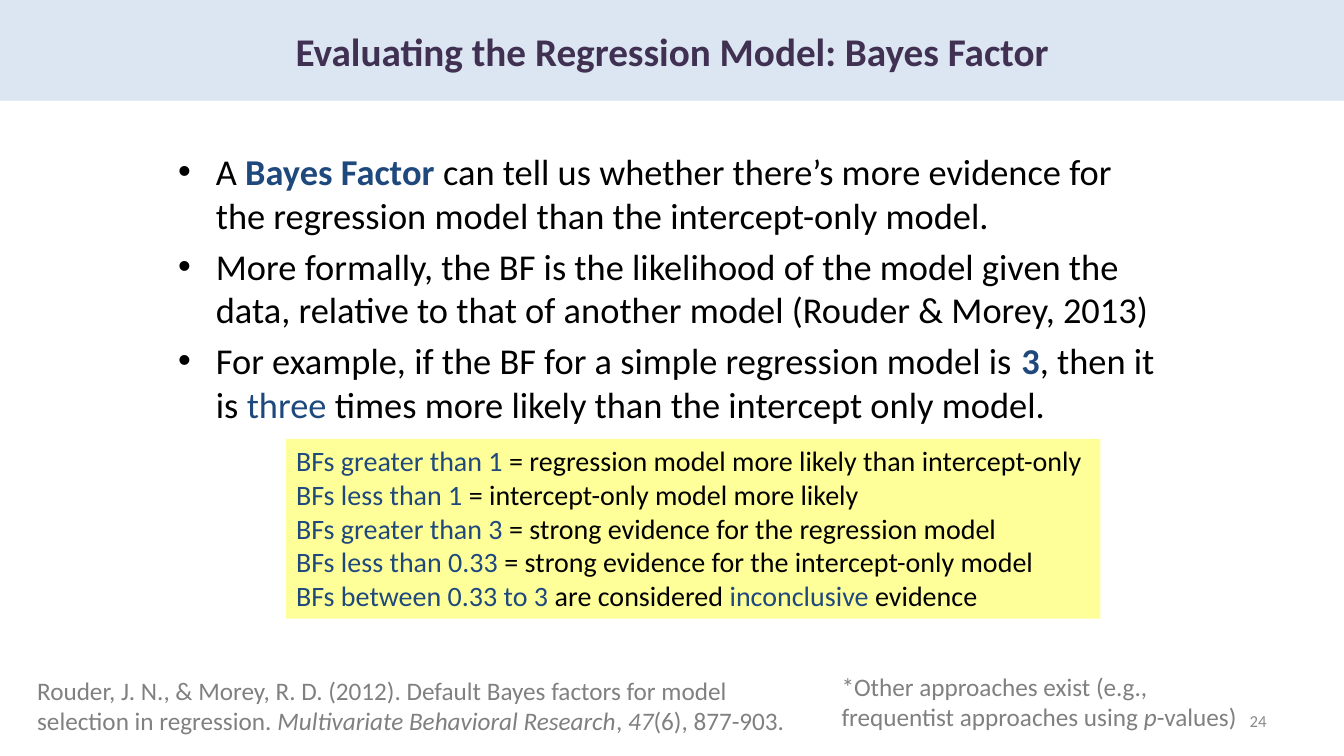
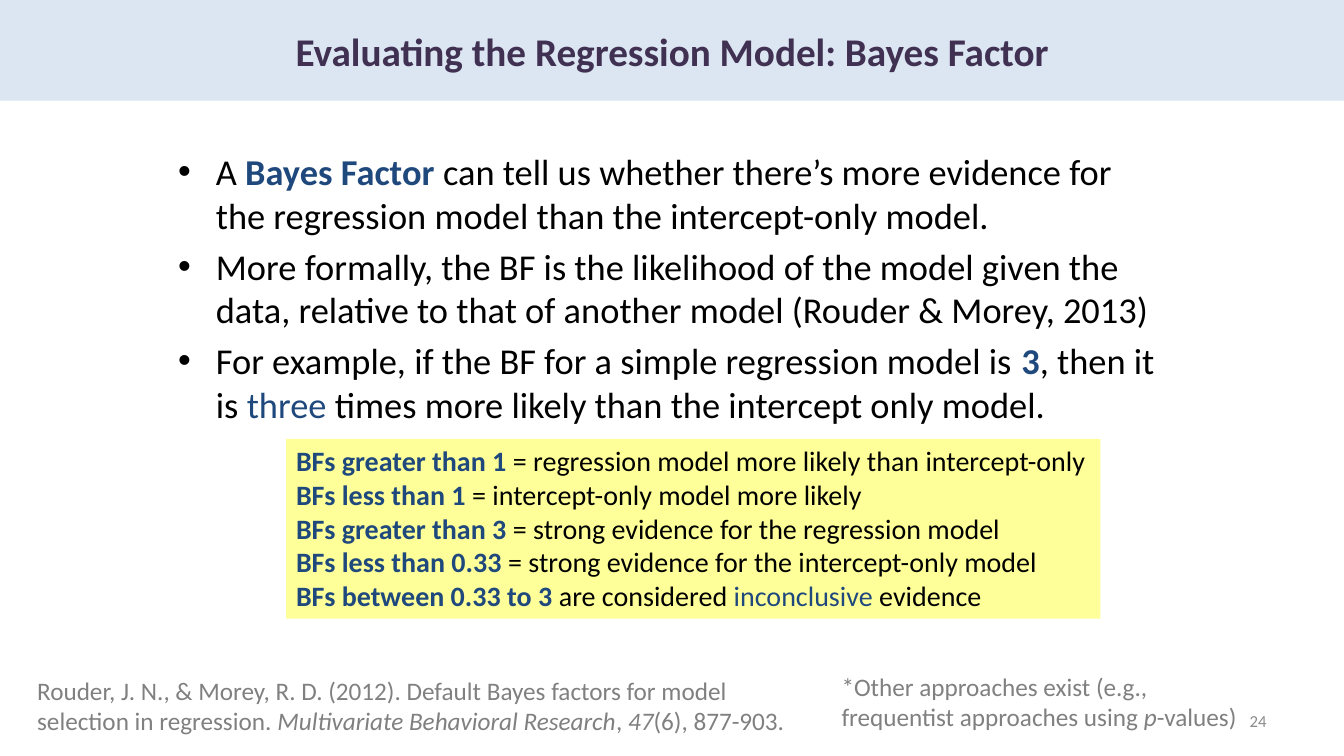
Before and after one commit to chrisjberry/datafluencyCB, a slide deck: slide 24 of docs/slides/PSYC753_L1_SimpleRegression.pptx. Drawn at 1344x756 pixels with LibreOffice and Linux fonts; fonts in the diff are those of the drawing. Boxes give left, top, right and bottom in pixels: in the first picture for what was removed or moved away, otherwise in the second. Text is boxed around its words. In the diff, an @@ line names an element or a change of style, - is before the commit and + after.

```diff
--- a/docs/slides/PSYC753_L1_SimpleRegression.pptx
+++ b/docs/slides/PSYC753_L1_SimpleRegression.pptx
@@ rectangle "BFs greater than 1 = ..." at box(286, 439, 1101, 618): bold on in "BFs greater than 1", "BFs less than 1", "BFs greater than 3", "BFs less than 0.33" and 1 more places @@
```
Also in this commit, not shown: 3 other slides changed, 1 other file.
